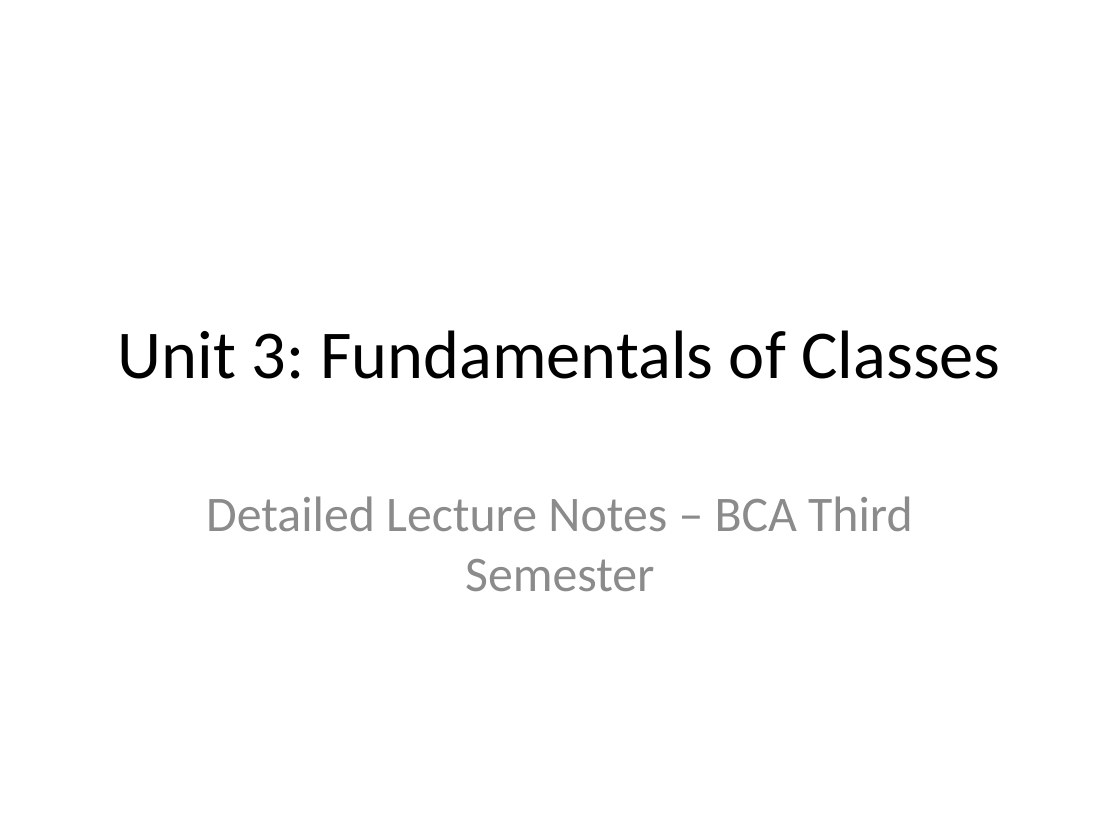
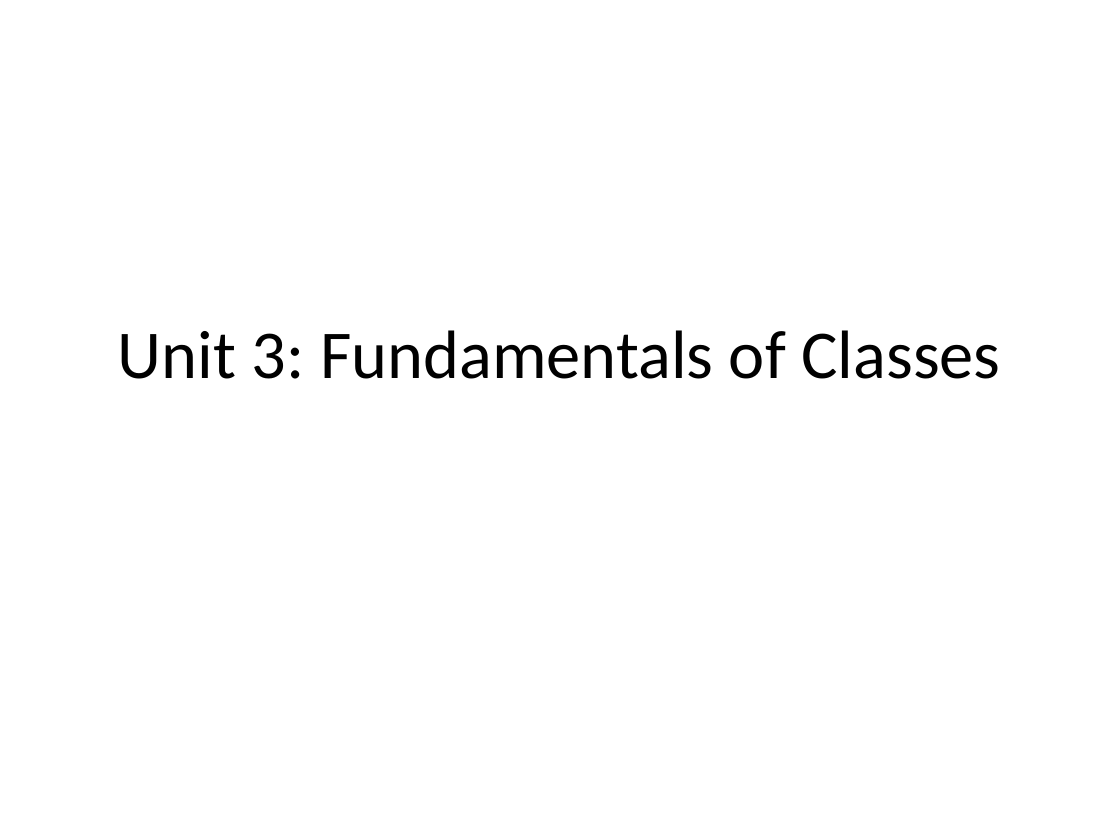
Before and after one commit to prasea2018/oop-in-java, a slide deck: slide 1 of Slides/Unit3_Fundamentals_of_Classes.pptx. Drawn at 1120x840 pixels with LibreOffice and Linux fonts; fonts in the diff are those of the drawing. Boxes give left, top, right and bottom in pixels: in the first picture for what was removed or moved away, otherwise in the second. Text is boxed around its words. In the diff, an @@ line names an element or a change of style, - is before the commit and + after.

```diff
--- a/Slides/Unit3_Fundamentals_of_Classes.pptx
+++ b/Slides/Unit3_Fundamentals_of_Classes.pptx
@@ subtitle removed at bbox=[206, 496, 913, 591] @@
-Detailed Lecture Notes – BCA Third Semester
```
Also in this commit, not shown: 1 slide added, 19 other files.
